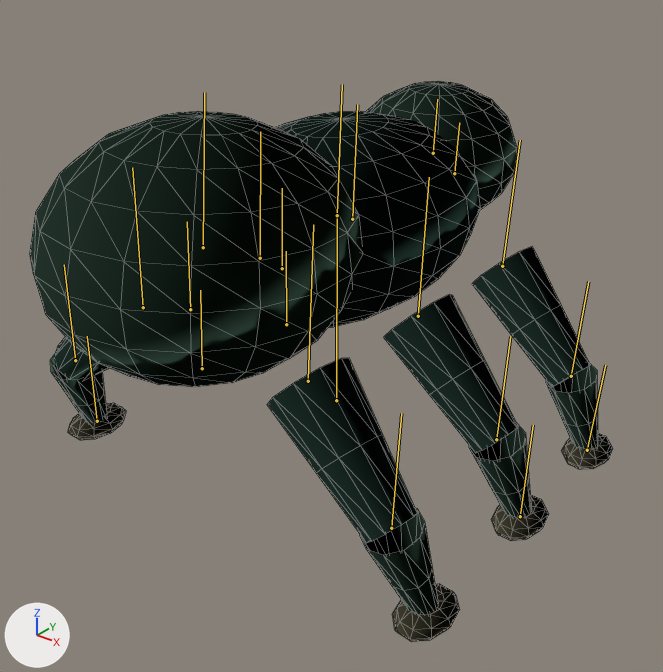
Before and after pictures for a commit that changed the glTF model assets/shared/creature-beetle.glb.
Camera for both pictures: a 50 mm camera at (1.57, -1.98, 1.45) aimed at (0.07, -0.12, 0.29). Every picture has the same lights, and +X, +Y and +Z are marked at lower left. The older version comes first. Both versions are drawn at frame 10 of the action 'SKILL_PREPARE'; the numbers are the values there. The bones that change, and the others that lie on the model, are drawn over the model as lines. Mesh edges are drawn as thin lines.

Names of what the first picture shows: 'SkinnedCreature'.
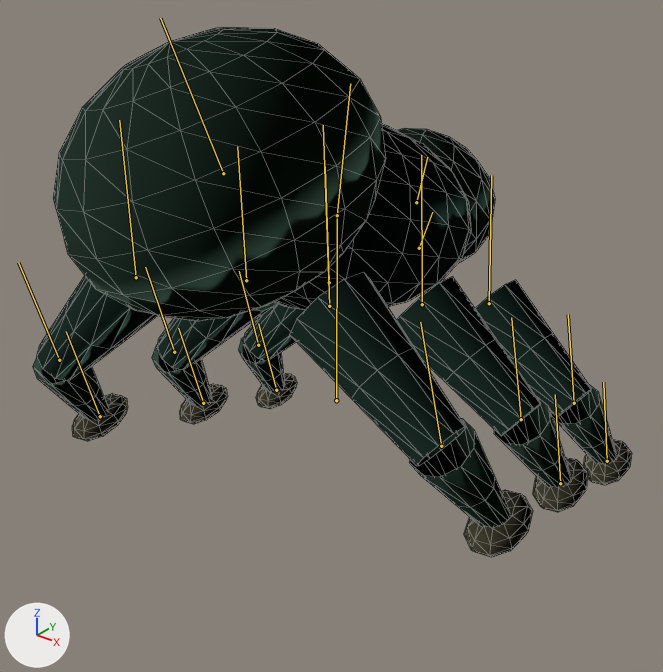
What the commit changed:
Bone 'Torso' (bone_torso) turns from (0, 0, -3) to (-19, 7, 6) degrees about its own x, y and z.
Bone 'Head' (bone_head) turns from (1, -2, 0) to (-24, 10, 0) degrees about its own x, y and z.
Bone 'Horn' (bone_horn) turns from (0, 1, 0) to (-17, 0, 0) degrees about its own x, y and z.
Bone 'Tail' (bone_tail) turns from (-3, -2, 0) to (31, -12, 4) degrees about its own x, y and z.
Bone 'Leg0L' (bone_leg0l) turns from (1, 1, 0) to (15, 1, 0) degrees about its own x, y and z.
Bone 'Leg0LKnee' (bone_leg0lknee) turns from (0, 0, 0) to (16, 0, 0) degrees about its own x, y and z.
Bone 'Leg0R' (bone_leg0r) turns from (-1, -1, 0) to (14, -1, 0) degrees about its own x, y and z.
Bone 'Leg0RKnee' (bone_leg0rknee) turns from (0, 0, 0) to (17, 0, 0) degrees about its own x, y and z.
Bone 'Leg1L' (bone_leg1l) turns from (-1, -1, 0) to (14, -1, 0) degrees about its own x, y and z.
Bone 'Leg1LKnee' (bone_leg1lknee) turns from (0, 0, 0) to (17, 0, 0) degrees about its own x, y and z.
Bone 'Leg1R' (bone_leg1r) turns from (1, 1, 0) to (15, 1, 0) degrees about its own x, y and z.
Bone 'Leg1RKnee' (bone_leg1rknee) turns from (0, 0, 0) to (16, 0, 0) degrees about its own x, y and z.
Bone 'Leg2L' (bone_leg2l) turns from (1, 1, 0) to (15, 1, 0) degrees about its own x, y and z.
Bone 'Leg2LKnee' (bone_leg2lknee) turns from (0, 0, 0) to (16, 0, 0) degrees about its own x, y and z.
Bone 'Leg2R' (bone_leg2r) turns from (-1, -1, 0) to (14, -1, 0) degrees about its own x, y and z.
Bone 'Leg2RKnee' (bone_leg2rknee) turns from (0, 0, 0) to (17, 0, 0) degrees about its own x, y and z.

Where the change shows, as pixel boxes [x1, y1, x2, y2] in the pictures (663 x 672 px):
'SkinnedCreature', posed: before [30, 81, 613, 642]; after [33, 27, 632, 557]
bone 'Torso', root to tip: before (337, 215) to (342, 84); after (337, 215) to (350, 83)
bone 'Head', root to tip: before (433, 153) to (437, 99); after (416, 202) to (427, 157)
bone 'Horn', root to tip: before (454, 173) to (459, 122); after (419, 248) to (432, 212)
bone 'Tail', root to tip: before (203, 247) to (204, 92); after (223, 173) to (160, 18)
bone 'Leg0L', root to tip: before (352, 219) to (357, 104); after (329, 282) to (325, 166)
bone 'Leg0LKnee', root to tip: before (282, 268) to (282, 188); after (258, 345) to (239, 271)
bone 'Leg0R', root to tip: before (502, 266) to (520, 140); after (489, 303) to (491, 175)
bone 'Leg0RKnee', root to tip: before (571, 376) to (588, 281); after (574, 403) to (568, 314)
bone 'Leg1L', root to tip: before (260, 258) to (260, 131); after (246, 280) to (237, 146)
bone 'Leg1LKnee', root to tip: before (190, 309) to (187, 221); after (174, 352) to (145, 267)
bone 'Leg1R', root to tip: before (418, 316) to (429, 177); after (422, 304) to (421, 155)
bone 'Leg1RKnee', root to tip: before (496, 439) to (510, 336); after (521, 419) to (511, 317)
bone 'Leg2L', root to tip: before (143, 307) to (132, 167); after (136, 277) to (119, 120)
bone 'Leg2LKnee', root to tip: before (75, 360) to (64, 264); after (59, 360) to (18, 262)
bone 'Leg2R', root to tip: before (308, 381) to (313, 224); after (329, 306) to (323, 125)
bone 'Leg2RKnee', root to tip: before (391, 528) to (401, 413); after (441, 446) to (420, 322)
